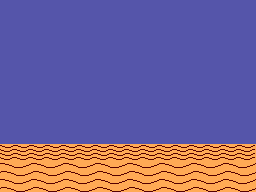
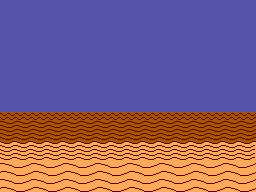
The second 256×192 image is a revision of the first. Changes to its layers:
painted on "Fundo" over left=0, top=112, right=256, bottom=144
